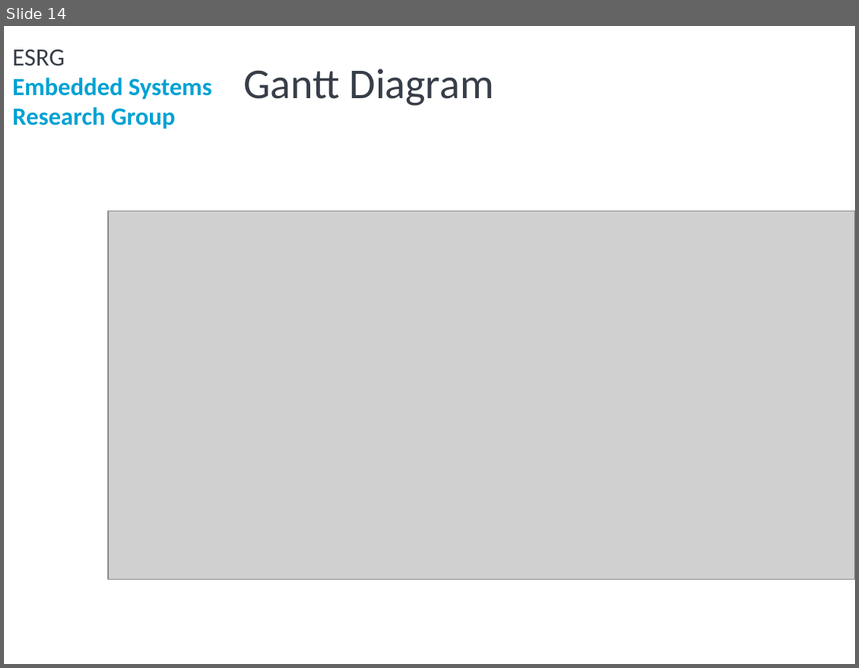
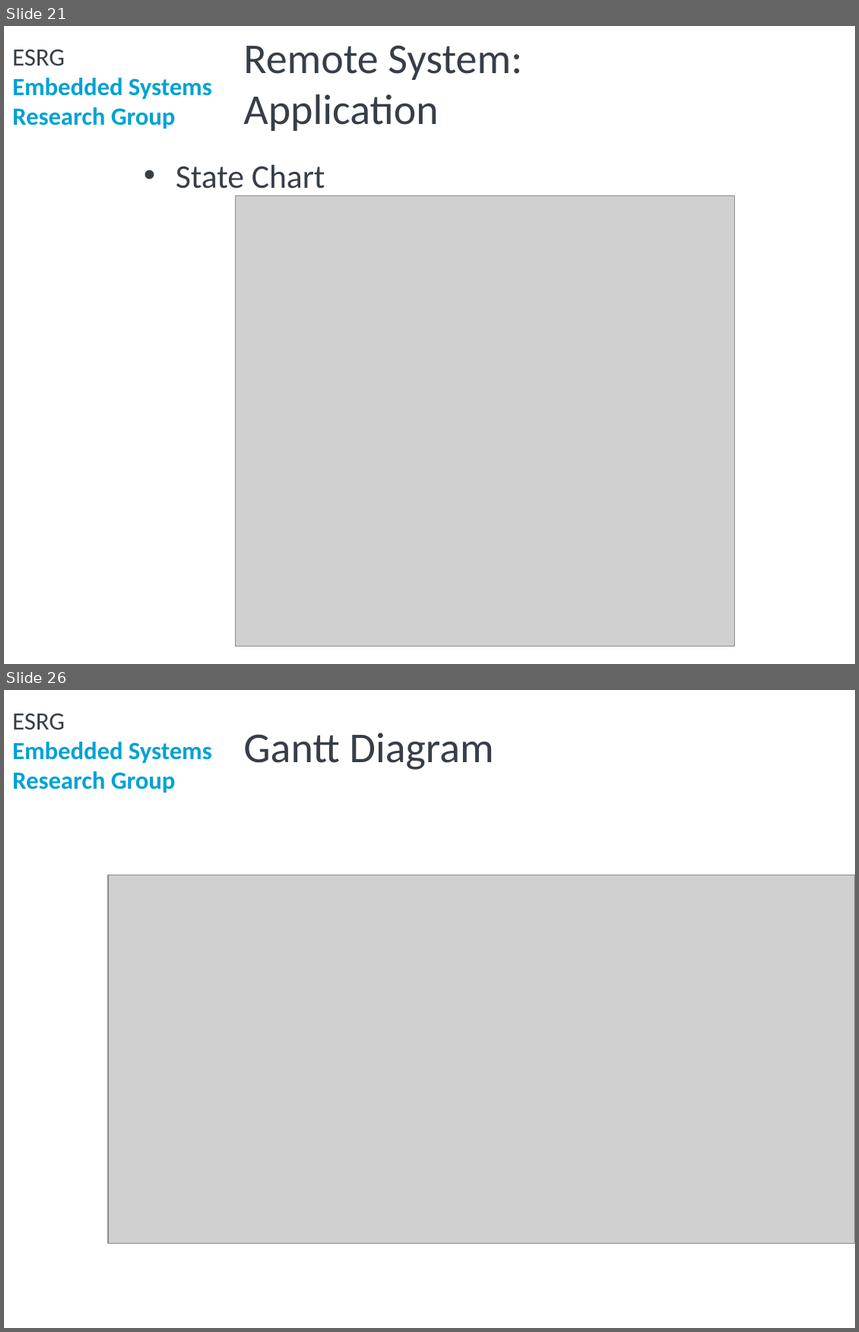
Before and after one commit to ESRGgroup9/slipad, a slide deck: project/group9.pptx. Shown one above the other, each under a label of ours: slide 14 before the commit, slides 21 and 26 after it; the slides between them are not shown. The pictures are 859x668 and 859x1332 pixels, drawn with LibreOffice and Linux fonts; fonts in the diff are those of the drawing; grey boxes stand for pictures; background and template pictures are left out. Boxes give left, top, right and bottom in pixels: in the first picture for what was removed or moved away, otherwise in the second. Text is boxed around its words. In the diff, an @@ line names an element or a change of style, - is before the commit and + after.

```diff
--- a/project/group9.pptx
+++ b/project/group9.pptx
@@ slide 21 added at (x1=4, y1=26, x2=855, y2=664), background #FFFFFF; not listed: 2 template elements that a slide beside it also shows @@
@@ title added at (x1=243, y1=45, x2=522, y2=131), 36 pt, text #373E48 @@
+Remote System:
+Application
@@ text added at (x1=176, y1=164, x2=325, y2=196), 28 pt, text #373E48 @@
+• State Chart
@@ picture added at (x1=236, y1=195, x2=735, y2=646) @@
@@ what was slide 14 is now slide 26 @@
```
Also in this commit, not shown: 7 slides changed, 17 other slides added, 6 slides removed, 1 other file.
